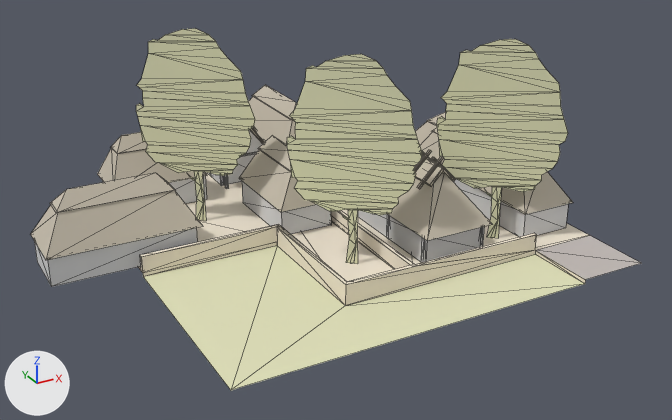
Renders of the OBJ model assets/stl_export/11rw.obj from each side of a commit.
Rendered twice from a camera (50 mm lens) standing at (-30.3, -54.4, 28.6) and looking at (0.0, 0.5, 1.1). The lights are fixed; the arrows at lower left show +X, +Y and +Z. The picture after the commit comes second. Mesh edges are drawn as thin lines. Where no turn or scale is listed for an object, it has been applied to the vertices. Vertices at exactly the same position are counted once.

Names of what the first picture shows: '11rw'.
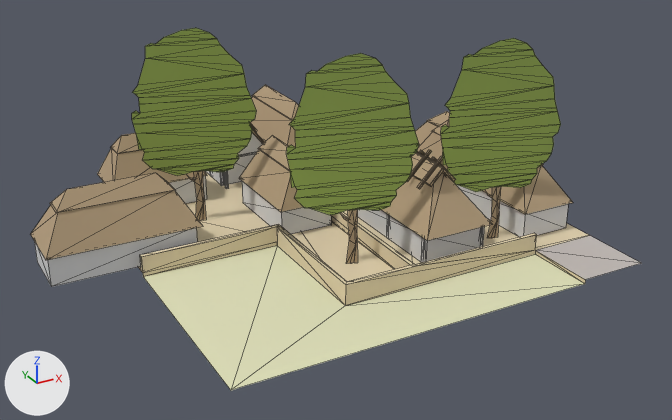
Pixel boxes (x1, y1, x2, y2) of what changed, in the pictures (672 x 420 px; the box of a moved part takes in the faces that stretch with it):
'11rw', recoloured, reshaped (light grey to beige): (31, 28, 641, 390) in both
part 1 of me_11rw, moved or reshaped: before (137, 28, 563, 245); after (132, 28, 557, 244)
part 2 of me_11rw, recoloured: (196, 171, 499, 263) in both
part 3 of me_11rw, recoloured: before (136, 98, 568, 215); after (132, 95, 561, 215)

The change, as a list of edits to the scene's bpy script:
```text
Change mat_straw:
    mat_straw.base_color: (0.569, 0.514, 0.42) -> (0.447, 0.333, 0.204)  # light grey #c7bead -> beige #b29c7d
Change mat_cortyard:
    mat_cortyard.base_color: (0.878, 0.792, 0.651) -> (0.757, 0.639, 0.427)  # pale yellow #f1e6d3 -> beige #e2d1af
Add mat_tree:
    mat_tree = principled_material('tree')
    mat_tree.base_color = (0.294, 0.4, 0.0902)  # green #94aa55
    mat_tree.roughness = 1.0
Change me_11rw:
    where me_11rw.from_pydata(...)  # 766 vertices, 1062 faces; spans x -20.9..19.7, y -15.0..22.6, z -0.3..14.4
    used by ob_11rw; location = (0.0, 0.0, 0.0)
    me_11rw part 1
    75 vertices are removed from x -11.8..11.6, y -9.4..8.6, z 2.7..14.4
    111 faces are deleted
    12 vertices in x -11.9..5.5, y -4.4..8.6, z 5.9..8.8 move by (-0.8, -1.6, 0.0)
    10 vertices in x -8.3..8.9, y -7.2..5.7, z 0.0..3.9 move by (0.1, 0.1, 0.0)
    8 vertices in x -5.5..11.8, y -9.5..3.4, z 6.1..9.4 move by (0.8, 1.5, 0.0)
    7 vertices in x -5.4..11.8, y -9.6..3.3, z 6.7..9.1 move by (0.8, 1.6, 0.0)
    6 vertices in x -11.6..5.8, y -4.6..8.4, z 5.2..9.3 move by (-0.7, -1.5, 0.0)
    6 vertices in x -11.5..5.7, y -4.6..8.3, z 5.7..9.3 move by (-0.7, -1.4, 0.0)
    62 vertices move from x -11.9..12.1, y -9.8..8.7, z 0.0..8.8 to x -12.7..13.0, y -8.1..7.0, z 0.0..8.8
    75 vertices are added at x -12.6..12.3, y -7.9..7.0, z 2.7..14.4
    36 new faces join them, mat_straw (beige #b29c7d)
    75 new faces join them, mat_tree (green #94aa55)
    me_11rw part 2: 24 faces spanning x -8.9..9.0, y -7.1..6.0, z 0.0..3.9 switch from mat_w (beige #e2e2bc) to mat_straw (beige #b29c7d)
    me_11rw part 3: 75 faces spanning x -12.7..13.0, y -8.1..7.0, z 3.7..9.4 switch from mat_w (beige #e2e2bc) to mat_tree (green #94aa55)
```
